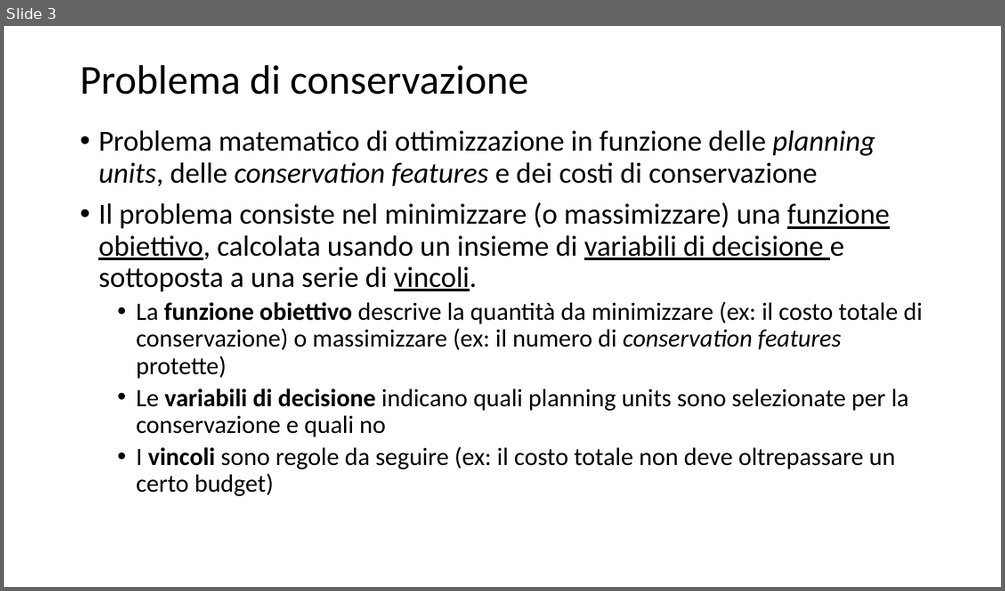
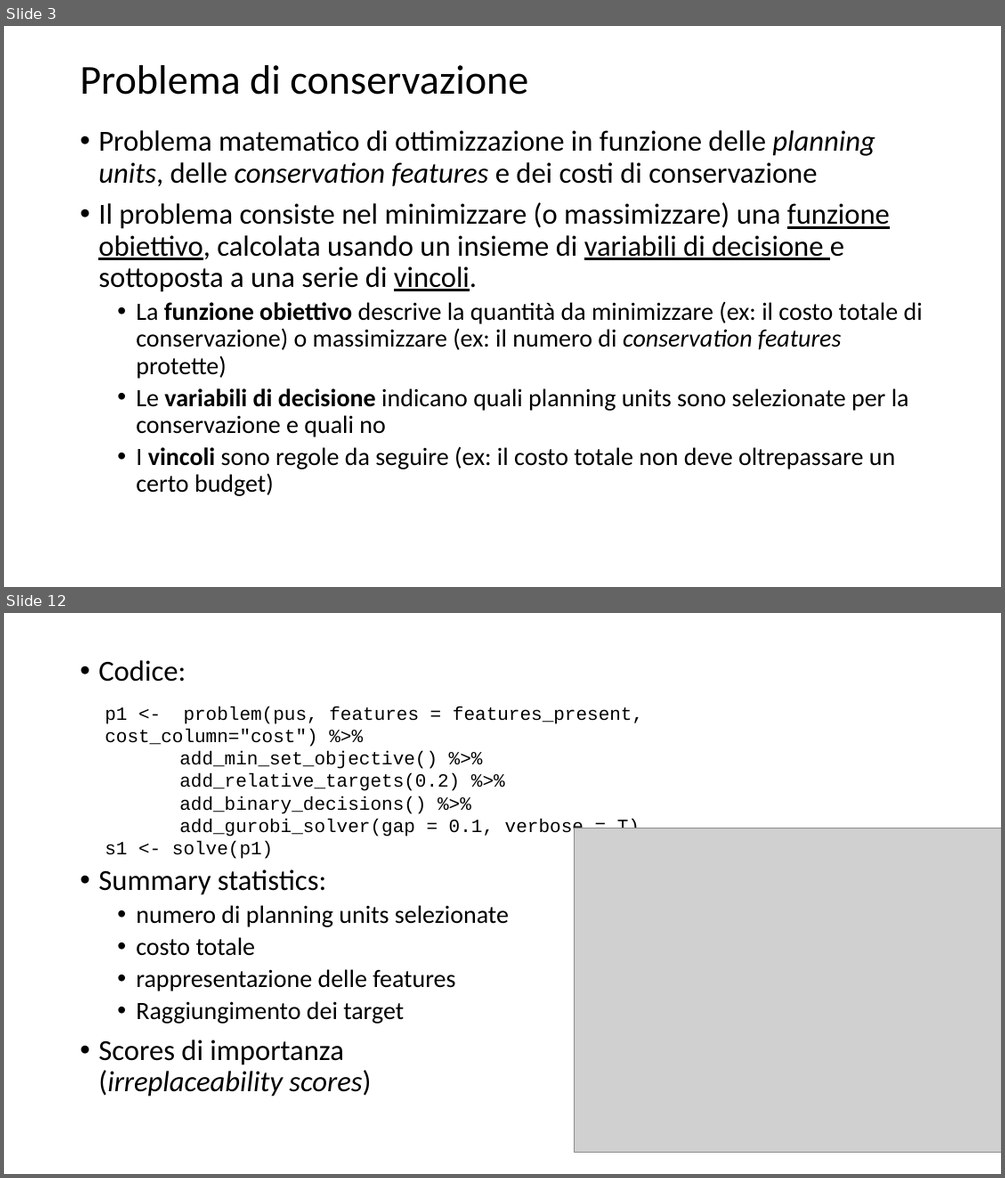
Before and after one commit to MarcoAndrello/prioritizr-spoke-2, a slide deck: Pres.pptx. Shown one above the other, each under a label of ours: slide 3 before the commit, slides 3 and 12 after it; the slides between them are not shown. The pictures are 1005x591 and 1005x1178 pixels, drawn with LibreOffice and Linux fonts; fonts in the diff are those of the drawing; grey boxes stand for pictures. Boxes give left, top, right and bottom in pixels: in the first picture for what was removed or moved away, otherwise in the second. Text is boxed around its words. In the diff, an @@ line names an element or a change of style, - is before the commit and + after.

```diff
--- a/Pres.pptx
+++ b/Pres.pptx
@@ slide 12 added at [4,613,1001,1174], background #FFFFFF @@
@@ text added at [98,660,509,1096], 24 pt, text #000000 @@
+• Codice:
+• Summary statistics:
+  • numero di planning units selezionate
+  • costo totale
+  • rappresentazione delle features
+  • Raggiungimento dei target
+• Scores di importanza
+  (irreplaceability scores)
@@ text added at [105,706,643,838], 18 pt, text #000000 @@
+p1 <- problem(pus, features = features_present, cost_column="cost") %>%
+add_min_set_objective() %>%
+add_relative_targets(0.2) %>%
+add_binary_decisions() %>%
+add_gurobi_solver(gap = 0.1, verbose = T)
+s1 <- solve(p1)
@@ picture added at [574,827,1001,1151] @@
```
Also in this commit, not shown: 2 slides changed, 15 other slides added, 8 slides removed, 2 other files.
